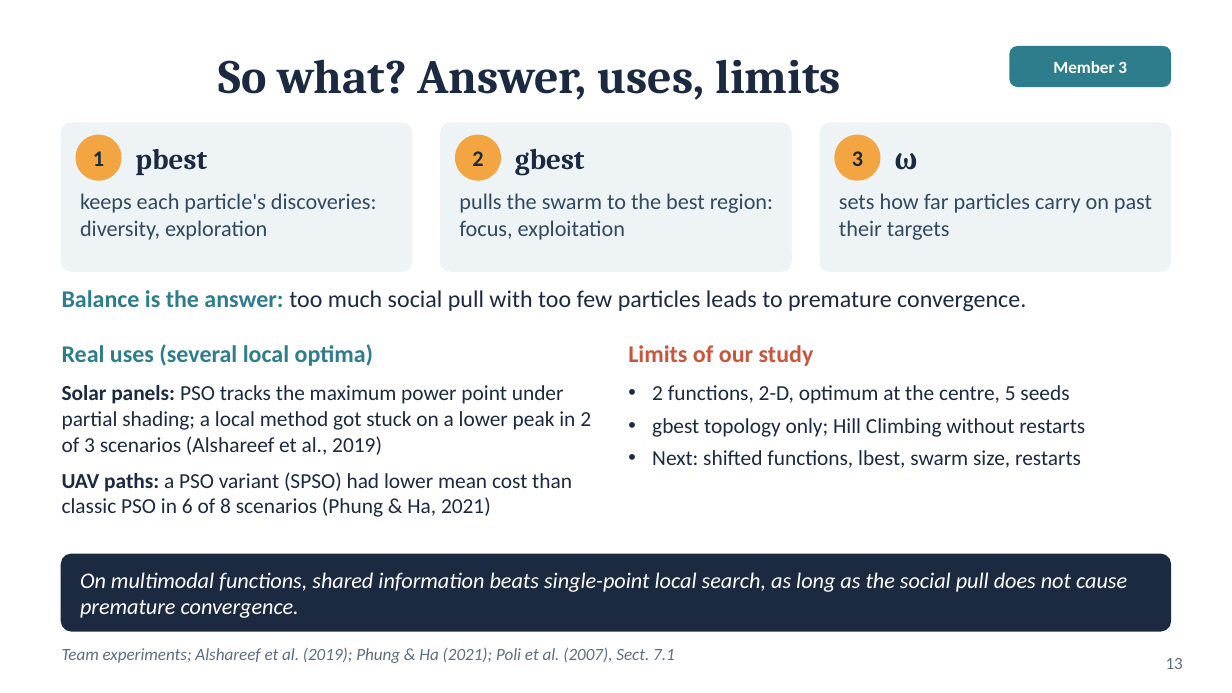
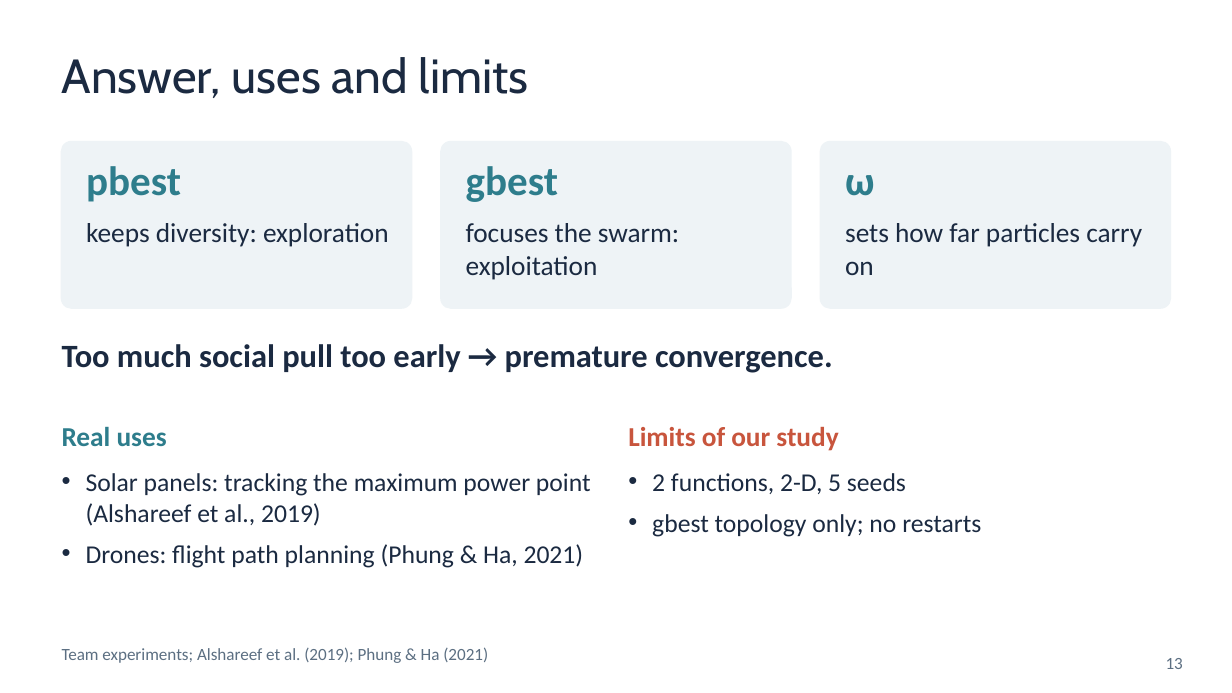
Before and after one commit to huynhhuuphucminh/Seminar-AI, a slide deck: slide 13 of slides/Slide_Seminar_PSO.pptx. Drawn at 1232x693 pixels with LibreOffice and Linux fonts; fonts in the diff are those of the drawing. Boxes give left, top, right and bottom in pixels: in the first picture for what was removed or moved away, otherwise in the second. Text is boxed around its words. In the diff, an @@ line names an element or a change of style, - is before the commit and + after.

```diff
--- a/slides/Slide_Seminar_PSO.pptx
+++ b/slides/Slide_Seminar_PSO.pptx
@@ text at (62, 57, 529, 98): text changed; font Cambria to Cabin; bold off @@
-So what? Answer, uses, limits
+Answer, uses and limits
@@ rounded rectangle removed at (1010, 47, 1170, 86) @@
@@ text removed at (1053, 61, 1127, 73) @@
-Member 3
@@ rounded rectangle: place and size @@
-rounded rectangle at (62, 123, 411, 271)
+rounded rectangle at (62, 142, 411, 308)
@@ ellipse removed at (76, 136, 121, 180) @@
@@ rounded rectangle: place and size @@
-rounded rectangle at (441, 123, 791, 271)
+rounded rectangle at (441, 142, 791, 308)
@@ ellipse removed at (456, 136, 500, 180) @@
@@ proportions changed in 3 elements at (62, 142, 411, 308), (441, 142, 791, 308), (821, 142, 1170, 308) @@
@@ rounded rectangle: place and size @@
-rounded rectangle at (821, 123, 1170, 271)
+rounded rectangle at (821, 142, 1170, 308)
@@ ellipse removed at (835, 136, 880, 180) @@
@@ text "pbest": place and size @@
-text "pbest" at (135, 149, 207, 175)
+text "pbest" at (86, 166, 181, 202)
@@ text removed at (93, 151, 104, 166) @@
-1
@@ size 17 to 24 pt, font Cambria to Calibri, text colour #1B2A41 to #2E7D8C; vertical alignment middle to top in 3 elements at (845, 175, 874, 196), (86, 166, 181, 202), (466, 166, 558, 202) @@
@@ text "gbest": place and size @@
-text "gbest" at (515, 149, 585, 176)
+text "gbest" at (466, 166, 558, 202)
@@ text removed at (472, 151, 483, 166) @@
-2
@@ text "ω": place and size @@
-text "ω" at (894, 153, 917, 170)
+text "ω" at (845, 175, 874, 196)
@@ text removed at (852, 151, 863, 166) @@
-3
@@ text at (86, 223, 389, 247): text changed; size 13 to 16 pt; text colour #324A5F to #1B2A41 @@
-keeps each particle's discoveries: diversity, exploration
+keeps diversity: exploration
@@ text at (466, 223, 679, 280): text changed; size 13 to 16 pt; text colour #324A5F to #1B2A41 @@
-pulls the swarm to the best region: focus, exploitation
+focuses the swarm: exploitation
@@ text at (845, 223, 1142, 275): text changed; size 13 to 16 pt; text colour #324A5F to #1B2A41 @@
-sets how far particles carry on past their targets
+sets how far particles carry on
@@ text at (62, 344, 833, 373): text changed; size 14 to 19 pt; bold on @@
-Balance is the answer: too much social pull with too few particles leads to premature convergence.
+Too much social pull too early → premature convergence.
@@ text "Limits of our study": place and size @@
-text "Limits of our study" at (628, 345, 814, 366)
+text "Limits of our study" at (628, 427, 838, 451)
@@ text "Limits of our study" at (628, 427, 838, 451): size 14 to 16 pt @@
@@ text at (62, 427, 167, 446): text changed; size 14 to 16 pt @@
-Real uses (several local optima)
+Real uses
@@ text at (86, 473, 591, 568): text changed; size 12.5 to 15 pt @@
-Solar panels: PSO tracks the maximum power point under partial shading; a local method got stuck on a lower peak in 2 of 3 scenarios (Alshareef et al., 2019)
-UAV paths: a PSO variant (SPSO) had lower mean cost than classic PSO in 6 of 8 scenarios (Phung & Ha, 2021)
+• Solar panels: tracking the maximum power point (Alshareef et al., 2019)
+• Drones: flight path planning (Phung & Ha, 2021)
@@ text at (652, 473, 981, 537): text changed; size 12.5 to 15 pt @@
-• 2 functions, 2-D, optimum at the centre, 5 seeds
-• gbest topology only; Hill Climbing without restarts
-• Next: shifted functions, lbest, swarm size, restarts
+• 2 functions, 2-D, 5 seeds
+• gbest topology only; no restarts
@@ rounded rectangle removed at (62, 554, 1170, 631) @@
@@ text removed at (80, 572, 1127, 618) @@
-On multimodal functions, shared information beats single-point local search, as long as the social pull does not cause premature convergence.
@@ text at (62, 647, 488, 663): text changed; italic off @@
-Team experiments; Alshareef et al. (2019); Phung & Ha (2021); Poli et al. (2007), Sect. 7.1
+Team experiments; Alshareef et al. (2019); Phung & Ha (2021)
```
Also in this commit, not shown: 18 other slides changed, 2 other files.
